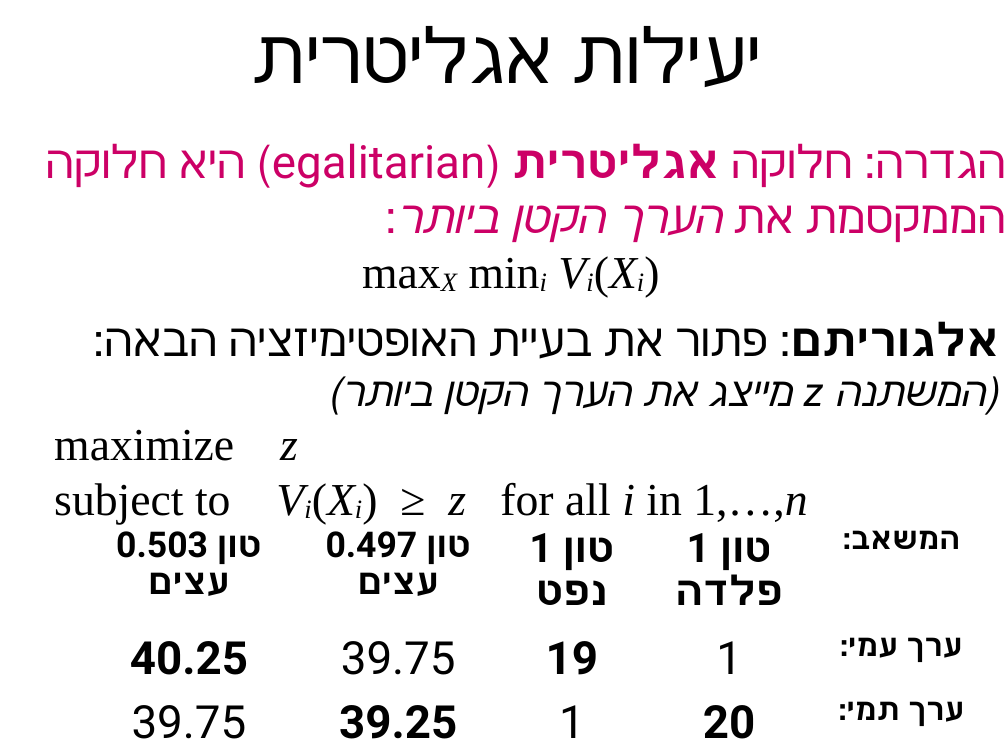
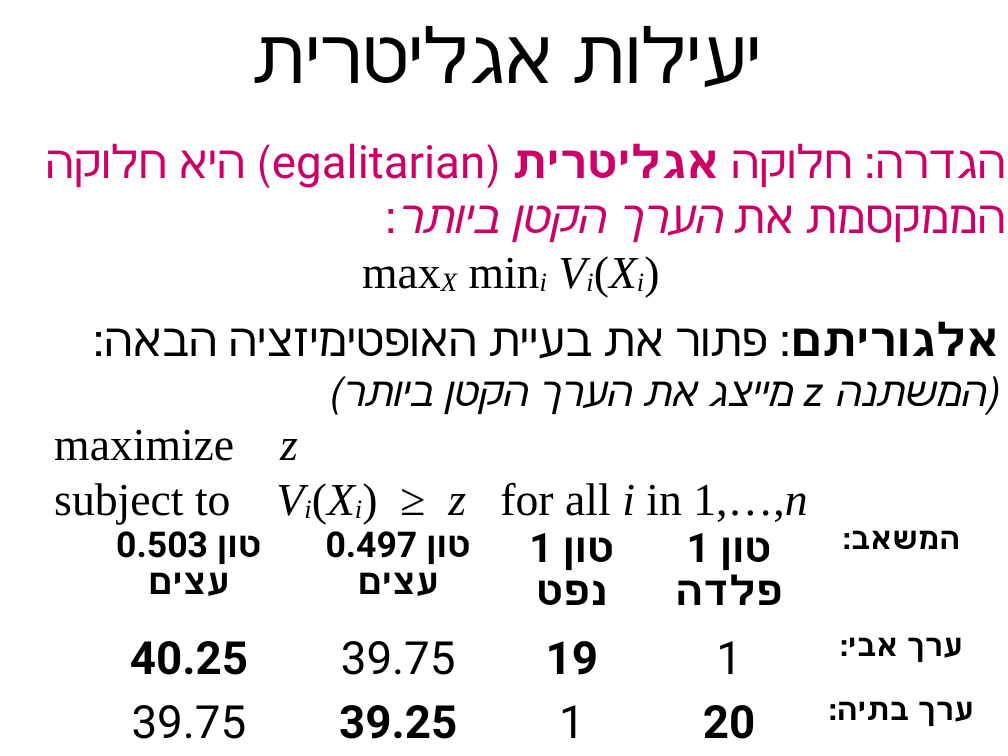
Before and after one commit to erelsgl-at-ariel/algorithms-5785, a slide deck: slide 17 of 02-pareto-efficiency/slides.pptx. Drawn at 1008x756 pixels with LibreOffice and Linux fonts; fonts in the diff are those of the drawing. Boxes give left, top, right and bottom in pixels: in the first picture for what was removed or moved away, otherwise in the second. Text is boxed around its words. In the diff, an @@ line names an element or a change of style, - is before the commit and + after.

```diff
--- a/02-pareto-efficiency/slides.pptx
+++ b/02-pareto-efficiency/slides.pptx
@@ table at box(84, 520, 986, 756) @@
-row 2, column 5: ערך עמי:
+row 2, column 5: ערך אבי:
-row 3, column 5: ערך תמי:
+row 3, column 5: ערך בתיה:
```
Also in this commit, not shown: 18 other slides changed.
